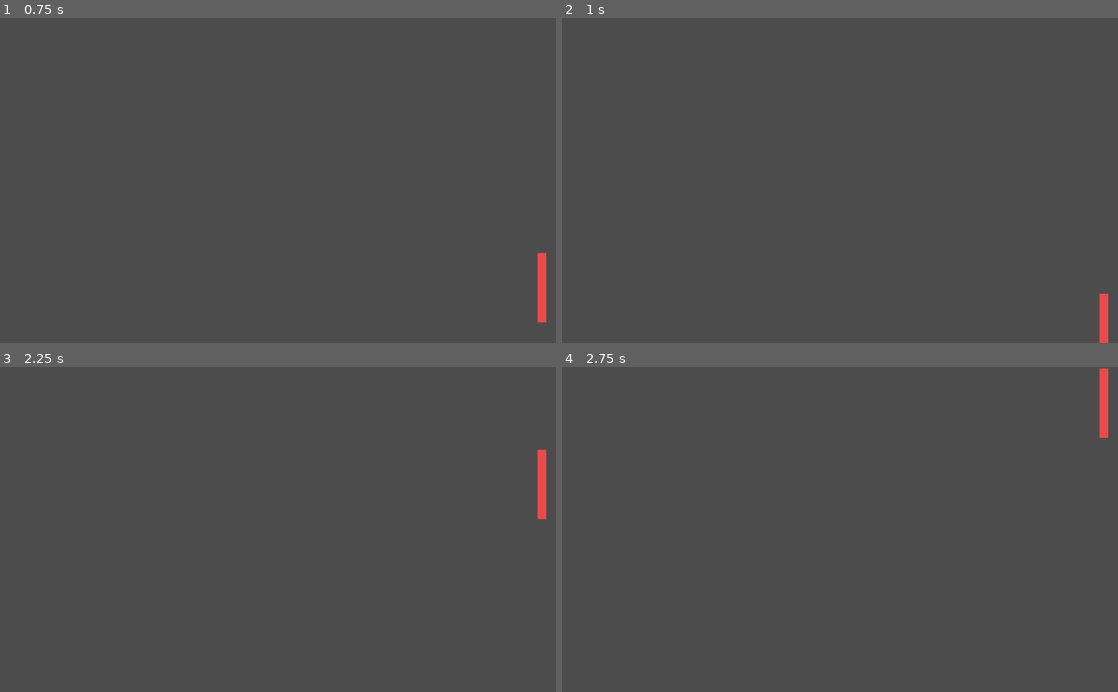
Above: before the commit, frames 1-4 (two rows, left to right).
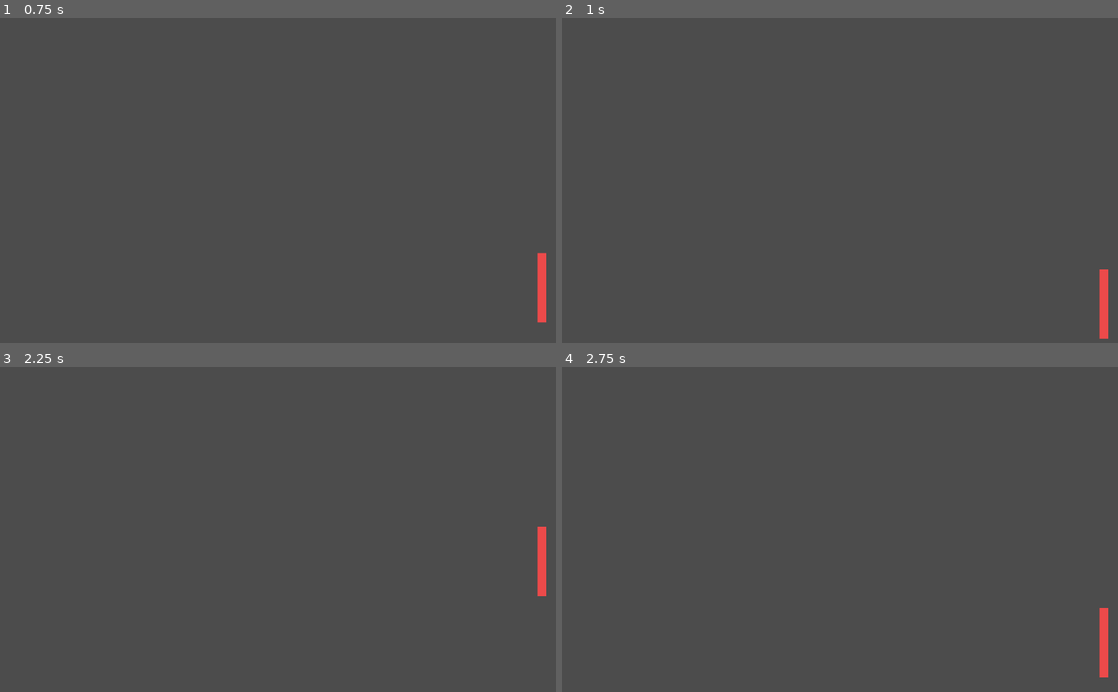
Above: after the commit, the same moments.

Repository: JK03Coder/Snong
Game: Godot game, scene res://scenes/world.tscn
The game is run twice, just before and just after one commit, with the same random seed, the same clock (stepped at 60 frames per second) and the same inputs.
Inputs:
- Up to frame 1 (0.75 s): hold D (move_right) from 0.53 s (still down)
- Up to frame 2 (1 s): keep holding D (move_right)
- Up to frame 3 (2.25 s): release D (move_right) at 1.28 s; hold S (move_down) 1.28-2.03 s; hold D (move_right) from 2.03 s (still down)
- Up to frame 4 (2.75 s): keep holding D (move_right)

Frame 1 is identical in both runs. In frame 2, 0.1% of the frame differs, in the area x 96-99%, y 77-100%; in frame 3, 0.7%, in the area x 96-99%, y 25-71%; in frame 4, 0.7%.

Commit message:
snake collision hack

Diff:
--- a/SnakePong/scenes/TailSegment.tscn
+++ b/SnakePong/scenes/TailSegment.tscn
@@ -2,11 +2,16 @@
 
 [ext_resource path="res://scripts/TailSegment.gd" type="Script" id=1]
 
-[sub_resource type="CircleShape2D" id=1]
-radius = 5.0
+[sub_resource type="RectangleShape2D" id=1]
+extents = Vector2( 5, 5 )
 
 [node name="TailSegment" type="Area2D"]
 script = ExtResource( 1 )
 
 [node name="CollisionShape2D" type="CollisionShape2D" parent="."]
 shape = SubResource( 1 )
+
+[node name="KinematicBody2D" type="KinematicBody2D" parent="."]
+
+[node name="CollisionShape2D2" type="CollisionShape2D" parent="KinematicBody2D"]
+shape = SubResource( 1 )
--- a/SnakePong/scripts/Paddle.gd
+++ b/SnakePong/scripts/Paddle.gd
@@ -1,10 +1,13 @@
 extends KinematicBody2D
 
 export(float) var speed : float = 30.0
+export(float) var upper_limit : float = 70.0
+export(float) var lower_limit : float = 530.0
 
 var direction : Vector2
 
 
 func _physics_process(delta: float) -> void:
 
-	global_position.y = Global.ball_position.y
+	if Global.ball_position.y > upper_limit and Global.ball_position.y < lower_limit:
+		global_position.y = Global.ball_position.y
